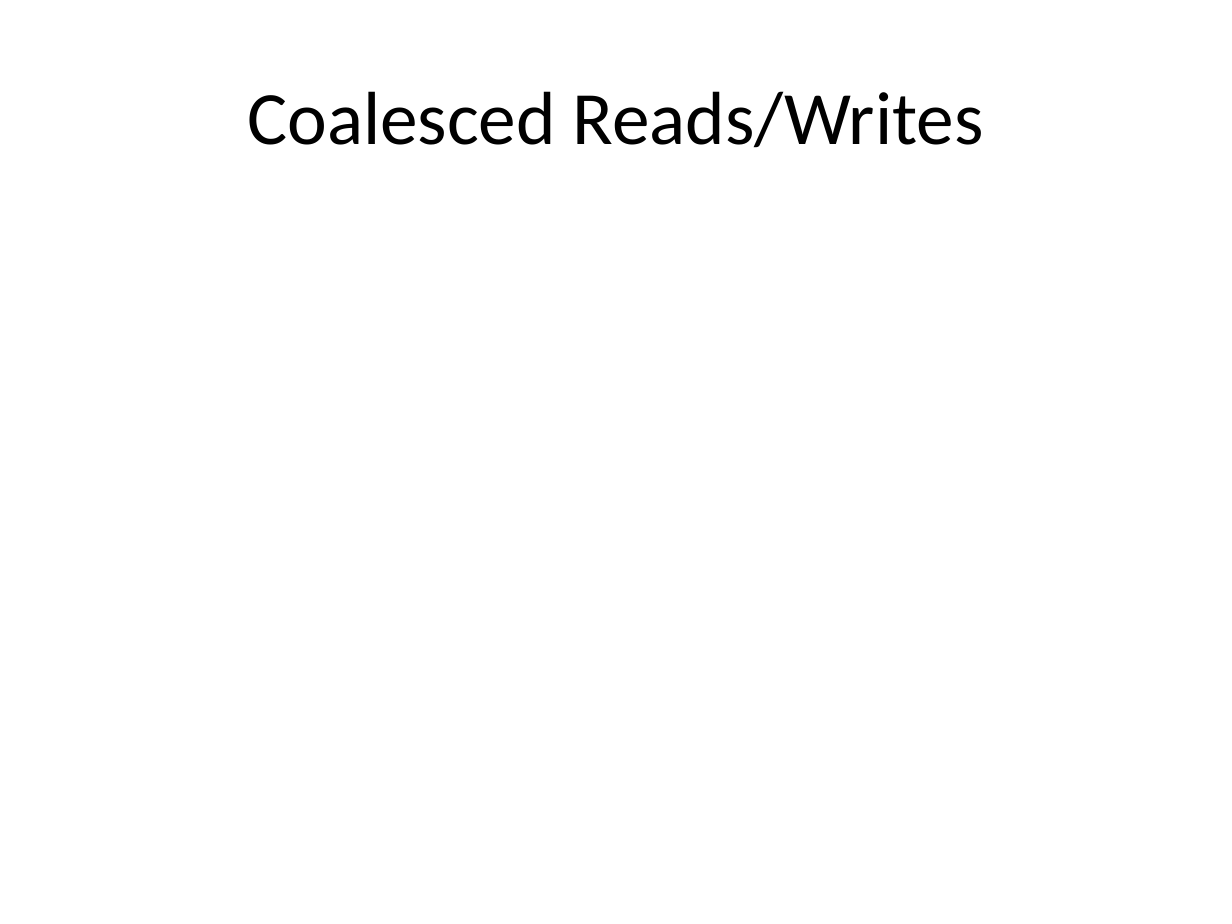
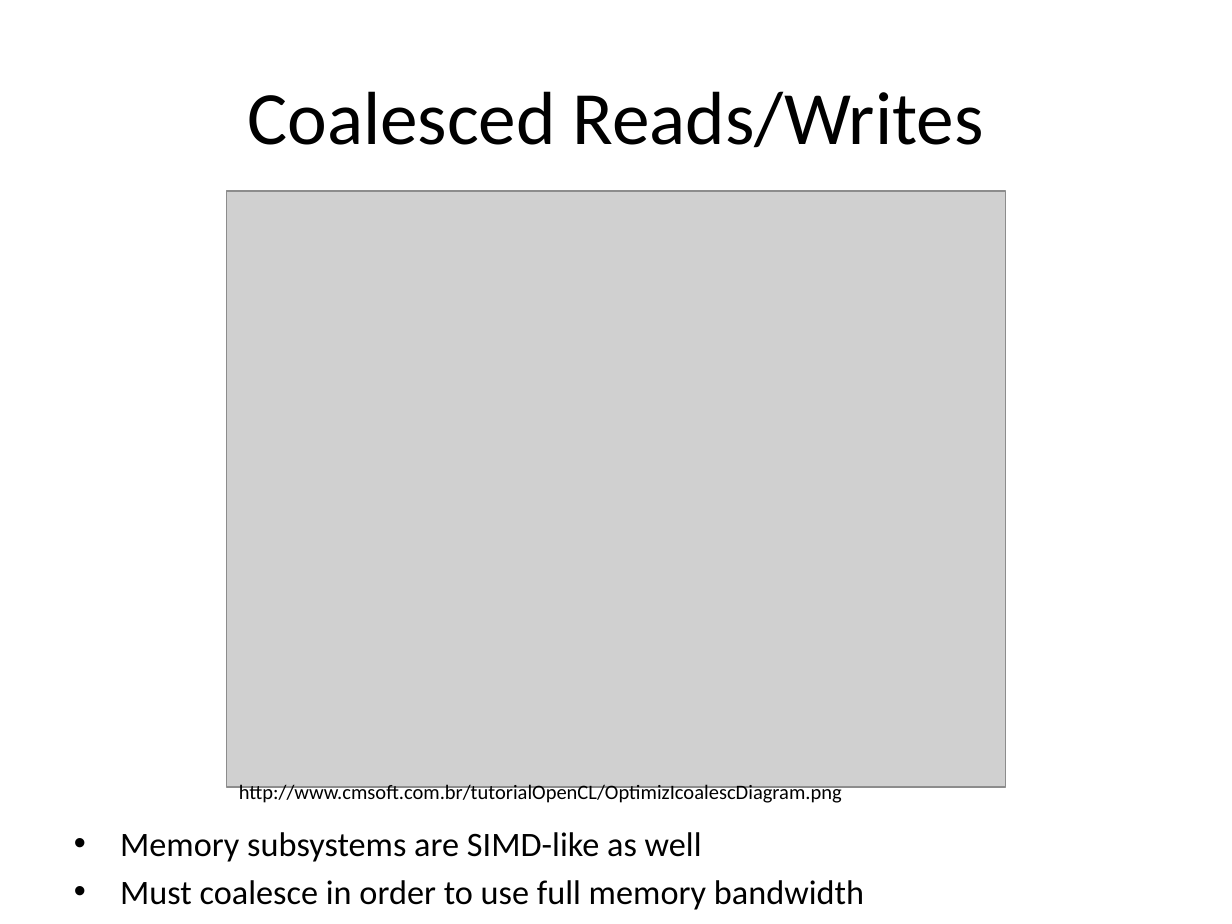
Before and after one commit to sellitforcache/cuda_tut, a slide deck: slide 6 of cuda_tut.pptx (slide 7 before the commit). Drawn at 1232x924 pixels with LibreOffice and Linux fonts; fonts in the diff are those of the drawing; grey boxes stand for pictures. Boxes give left, top, right and bottom in pixels: in the first picture for what was removed or moved away, otherwise in the second. Text is boxed around its words. In the diff, an @@ line names an element or a change of style, - is before the commit and + after.

```diff
--- a/cuda_tut.pptx
+++ b/cuda_tut.pptx
@@ picture added at bbox=[227, 191, 1005, 787] @@
@@ text added at bbox=[239, 784, 842, 803], 12 pt, text #000000 @@
+http://www.cmsoft.com.br/tutorialOpenCL/OptimizIcoalescDiagram.png
@@ text added at bbox=[120, 832, 864, 910], 20 pt, text #000000 @@
+• Memory subsystems are SIMD-like as well
+• Must coalesce in order to use full memory bandwidth
```
Also in this commit, not shown: 4 other slides changed, 1 slide added, 1 slide removed.
